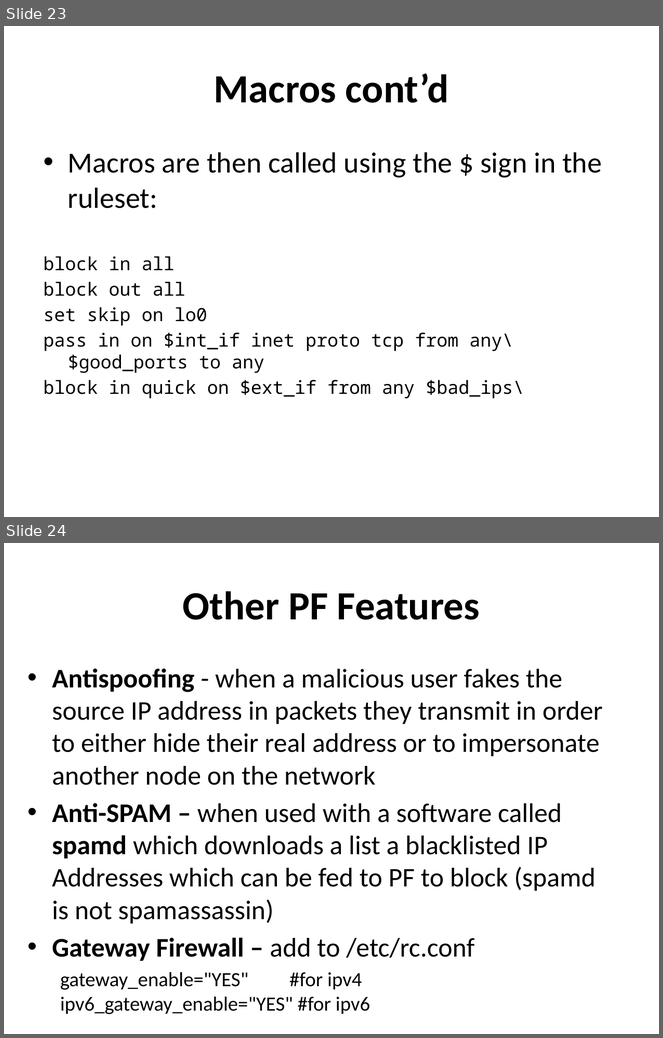
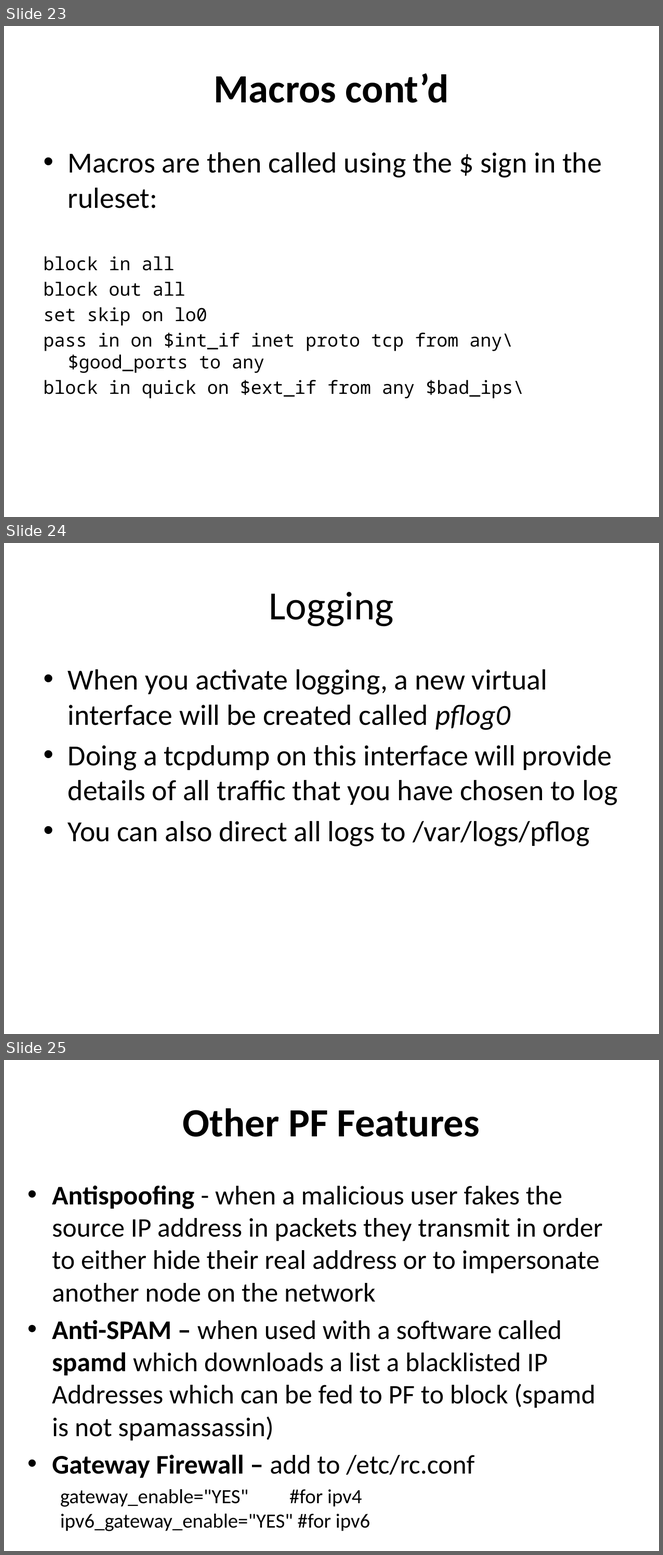
Before and after one commit to afnog/sse, a slide deck: firewalls/Firewalling in FreeBSD-v1.pptx. Shown one above the other, each under a label of ours: slides 23 and 24 before the commit, slides 23, 24 and 25 after it. The pictures are 663x1038 and 663x1555 pixels, drawn with LibreOffice and Linux fonts; fonts in the diff are those of the drawing. Boxes give left, top, right and bottom in pixels: in the first picture for what was removed or moved away, otherwise in the second. Text is boxed around its words. In the diff, an @@ line names an element or a change of style, - is before the commit and + after.

Commit message:
/ ‘firewalls/Firewalling in FreeBSD-v1.pptx’

```diff
--- a/firewalls/Firewalling in FreeBSD-v1.pptx
+++ b/firewalls/Firewalling in FreeBSD-v1.pptx
@@ slide 24 added at <box>4,543,659,1034</box>, background #FFFFFF @@
@@ title added at <box>269,592,394,627</box>, 44 pt, text #000000 @@
+Logging
@@ text added at <box>68,669,618,847</box>, 32 pt, text #000000 @@
+• When you activate logging, a new virtual interface will be created called pflog0
+• Doing a tcpdump on this interface will provide details of all traffic that you have chosen to log
+• You can also direct all logs to /var/logs/pflog
@@ what was slide 24 is now slide 25 @@
```
